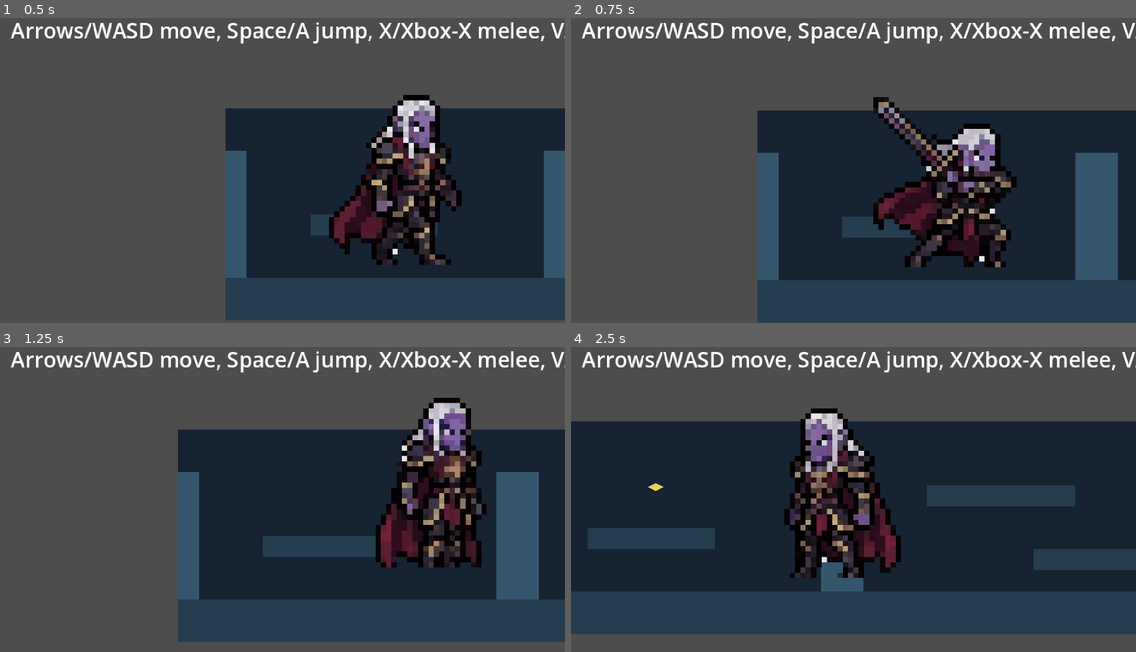
Above: before the commit, frames 1-4 (two rows, left to right).
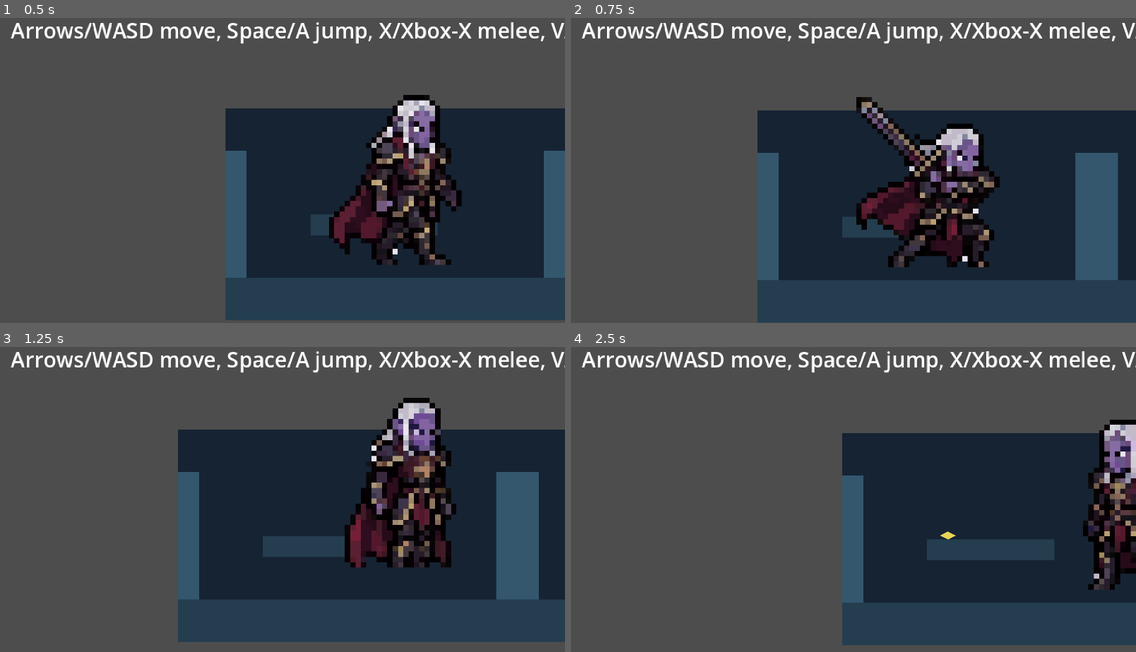
Above: after the commit, the same moments.

Repository: andrewgilliland/awash
Game: Godot game, scene res://scenes/main.tscn
Two runs of this game, one before a commit and one after it. Both use one fixed random seed, a clock stepped at 60 frames per second and the inputs below.
Inputs:
- Up to frame 1 (0.5 s): no input
- Up to frame 2 (0.75 s): hold Right (move_right) from 0.53 s (still down); hold X (melee_attack) from 0.53 s (still down); tap C (guard) at 0.6 s
- Up to frame 3 (1.25 s): keep holding Right (move_right); keep holding X (melee_attack); tap Space (jump) at 0.77, 1.07 s
- Up to frame 4 (2.5 s): release X (melee_attack) at 1.28 s; tap X (melee_attack) at 1.35 s; tap Space (jump) at 1.52, 1.82 s; tap V (ranged_attack) at 1.55, 2.1 s; release Right (move_right) at 2.03 s; hold Left (move_left) from 2.03 s (still down); hold Space (jump) from 2.03 s (still down)

Frame 1 is identical in both runs. In frame 2, 7.6% of the frame differs, in the area x 50-79%, y 25-82%; in frame 3, 9.2%; in frame 4, 49%, in the area x 0-100%, y 20-98%.

Commit message:
Add charge state visuals and guard/charge regression test

Diff:
--- a/scripts/player/player.gd
+++ b/scripts/player/player.gd
@@ -14,6 +14,7 @@
 	ATTACK,
 	CROUCH,
 	GUARD,
+	CHARGE,
 	HURT,
 	DEAD,
 }
@@ -85,6 +86,7 @@
 @export var attack_animation_fps: float = 14.0
 @export var guard_animation_fps: float = 1.0
 @export var guard_from_attack_frame_index: int = 0
+@export var charge_from_attack_frame_index: int = 2
 @export var hurt_animation_fps: float = 10.0
 @export var death_animation_fps: float = 7.0
 @export var sprite_background_key_color: Color = Color(1.0, 1.0, 1.0, 1.0)
@@ -220,6 +222,14 @@
 		guard_animation_fps,
 		false
 	)
+	_copy_single_frame_animation(
+		sprite_frames,
+		&"charge",
+		&"attack",
+		charge_from_attack_frame_index,
+		guard_animation_fps,
+		false
+	)
 	_add_animation_regions(
 		sprite_frames,
 		&"hurt",
@@ -243,6 +253,7 @@
 	_ensure_animation_exists(sprite_frames, &"attack", &"idle")
 	_ensure_animation_exists(sprite_frames, &"crouch", &"idle")
 	_ensure_animation_exists(sprite_frames, &"guard", &"crouch")
+	_ensure_animation_exists(sprite_frames, &"charge", &"guard")
 	_ensure_animation_exists(sprite_frames, &"hurt", &"idle")
 	_ensure_animation_exists(sprite_frames, &"death", &"hurt")
 
@@ -453,6 +464,8 @@
 			animation_name = &"crouch"
 		PlayerState.GUARD:
 			animation_name = &"guard"
+		PlayerState.CHARGE:
+			animation_name = &"charge"
 		PlayerState.HURT:
 			animation_name = &"hurt"
 		PlayerState.DEAD:
@@ -471,19 +484,21 @@
 		if _state == PlayerState.HURT:
 			_process_hurt_state(delta)
 		elif _state == PlayerState.ATTACK:
-			_process_attack_state(delta)
-		elif _state == PlayerState.GUARD:
+			_apply_horizontal_movement(delta * attack_movement_multiplier)
+		elif _state == PlayerState.GUARD or _state == PlayerState.CHARGE:
 			_process_guard_state(delta)
 		elif _state == PlayerState.CROUCH:
-			_process_crouch_state(delta)
+			_apply_horizontal_movement(delta * crouch_movement_multiplier)
 		else:
 			_apply_horizontal_movement(delta)
 
 		_apply_vertical_movement(delta)
 		_handle_attack_press()
-		_handle_ranged_press()
+		if Input.is_action_just_pressed("ranged_attack"):
+			_try_fire_projectile()
 		_tick_attack_phase(delta)
-		_handle_jump_press()
+		if Input.is_action_just_pressed("jump"):
+			_jump_buffer_timer = jump_buffer_seconds
 		_try_consume_buffered_jump()
 		_apply_jump_release_gravity(delta)
 		_update_facing()
@@ -526,16 +541,11 @@
 	_jump_buffer_timer = maxf(0.0, _jump_buffer_timer - delta)
 
 
-func _handle_jump_press() -> void:
-	if Input.is_action_just_pressed("jump"):
-		_jump_buffer_timer = jump_buffer_seconds
-
-
 func _try_consume_buffered_jump() -> void:
 	if _jump_buffer_timer <= 0.0:
 		return
 
-	if _can_ground_or_coyote_jump():
+	if is_on_floor() or _coyote_timer > 0.0:
 		_do_jump()
 		_coyote_timer = 0.0
 		_jump_buffer_timer = 0.0
@@ -545,10 +555,6 @@
 		_air_jumps_used += 1
 		_do_jump()
 		_jump_buffer_timer = 0.0
-
-
-func _can_ground_or_coyote_jump() -> bool:
-	return is_on_floor() or _coyote_timer > 0.0
 
 
 func _do_jump() -> void:
@@ -674,14 +680,6 @@
 	_end_attack()
 
 
-func _process_attack_state(delta: float) -> void:
-	_apply_horizontal_movement(delta * attack_movement_multiplier)
-
-
-func _process_crouch_state(delta: float) -> void:
-	_apply_horizontal_movement(delta * crouch_movement_multiplier)
-
-
 func _process_guard_state(delta: float) -> void:
 	_run_active = false
 	velocity.x = move_toward(velocity.x, 0.0, friction * 1.4 * delta)
@@ -704,6 +702,12 @@
 	if _state == PlayerState.HURT and _hurt_timer > 0.0:
 		return
 
+	var holding_charge := _state == PlayerState.CHARGE and is_on_floor()
+	holding_charge = holding_charge and Input.is_action_pressed("melee_attack")
+	holding_charge = holding_charge and not _is_guard_requested()
+	if holding_charge:
+		return
+
 	if not is_on_floor():
 		if velocity.y <= -jump_to_fall_velocity_threshold:
 			_set_state(PlayerState.JUMP)
@@ -711,13 +715,9 @@
 			_set_state(PlayerState.FALL)
 		return
 
-	if _is_guard_requested():
-		_set_state(PlayerState.GUARD)
-		return
-
-	if _is_crouch_requested():
+	if _is_guard_requested() or _is_crouch_requested():
 		_run_active = false
-		_set_state(PlayerState.CROUCH)
+		_set_state(PlayerState.GUARD if _is_guard_requested() else PlayerState.CROUCH)
 		return
 
 	var horizontal_speed := absf(velocity.x)
@@ -752,27 +752,25 @@
 
 
 func _handle_attack_press() -> void:
-	if not Input.is_action_just_pressed("melee_attack"):
-		return
-
 	if _state == PlayerState.DEAD or _state == PlayerState.HURT or _state == PlayerState.GUARD:
 		return
 
 	if _attack_phase != AttackPhase.NONE:
 		return
 
-	_begin_attack()
-
-
-func _handle_ranged_press() -> void:
-	if not Input.is_action_just_pressed("ranged_attack"):
-		return
-
-	_try_fire_projectile()
+	if Input.is_action_pressed("melee_attack"):
+		if is_on_floor():
+			_set_state(PlayerState.CHARGE)
+		return
+
+	if _state == PlayerState.CHARGE:
+		_begin_attack()
 
 
 func _try_fire_projectile() -> void:
-	if _state == PlayerState.DEAD or _state == PlayerState.HURT or _state == PlayerState.GUARD:
+	var blocked_state := _state == PlayerState.DEAD or _state == PlayerState.HURT
+	blocked_state = blocked_state or _state == PlayerState.GUARD or _state == PlayerState.CHARGE
+	if blocked_state:
 		return
 
 	if projectile_scene == null:
@@ -795,9 +793,9 @@
 		projectile.queue_free()
 		return
 
-	projectile.global_position = (
-		global_position
-		+ Vector2(projectile_spawn_offset.x * _facing_sign, projectile_spawn_offset.y)
+	projectile.global_position = global_position
+	projectile.global_position += Vector2(
+		projectile_spawn_offset.x * _facing_sign, projectile_spawn_offset.y
 	)
 
 	if projectile.has_method("initialize"):
--- a/tests/test_runner.gd
+++ b/tests/test_runner.gd
@@ -14,6 +14,7 @@
 	_run_test("Biome room api sane", _test_biome_room_api_sane)
 	_run_test("Player defaults sane", _test_player_default_values)
 	_run_test("Player movement tuning sane", _test_player_movement_tuning_defaults)
+	_run_test("Player guard and charge sprites differ", _test_player_guard_charge_sprites_differ)
 	_run_test("Player ranged defaults sane", _test_player_ranged_defaults)
 	_run_test("Player camera defaults sane", _test_player_camera_defaults)
 	_run_test("Runtime state defaults sane", _test_runtime_state_defaults_sane)
@@ -192,6 +193,37 @@
 	return is_valid
 
 
+func _test_player_guard_charge_sprites_differ() -> bool:
+	var packed_scene := load(PLAYER_SCENE_PATH) as PackedScene
+	if packed_scene == null:
+		return false
+
+	var player := packed_scene.instantiate()
+	if player == null:
+		return false
+
+	var guard_index := int(player.get("guard_from_attack_frame_index"))
+	var charge_index := int(player.get("charge_from_attack_frame_index"))
+	var image := player.call("_create_runtime_sprite_sheet_image") as Image
+	var sprite_frames := player.call("_build_default_sprite_frames", image) as SpriteFrames
+	var is_valid := guard_index == 0
+	is_valid = is_valid and charge_index == 2
+	is_valid = is_valid and sprite_frames != null
+	is_valid = is_valid and sprite_frames.has_animation(&"guard")
+	is_valid = is_valid and sprite_frames.has_animation(&"charge")
+	is_valid = is_valid and sprite_frames.get_frame_count(&"guard") > 0
+	is_valid = is_valid and sprite_frames.get_frame_count(&"charge") > 0
+
+	if is_valid:
+		var guard_texture := sprite_frames.get_frame_texture(&"guard", 0)
+		var charge_texture := sprite_frames.get_frame_texture(&"charge", 0)
+		is_valid = is_valid and guard_texture != null and charge_texture != null
+		is_valid = is_valid and guard_texture != charge_texture
+
+	player.queue_free()
+	return is_valid
+
+
 func _test_player_camera_defaults() -> bool:
 	var packed_scene := load(PLAYER_SCENE_PATH) as PackedScene
 	if packed_scene == null:
